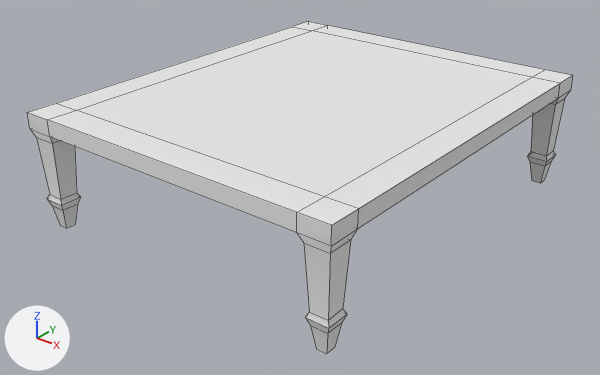
Renders of the OBJ model partyDarling/source/PartyDarling/assets/meshes/furniture/bedframe_2.obj from each side of a commit.
The view is the same before and after, from a 50 mm lens placed at (28.9, -37.7, 24.0), pointed at (-0.1, -1.4, 1.5). The lights are fixed; the arrows at lower left show +X, +Y and +Z. Mesh edges are drawn as thin lines. Where no turn or scale is listed for an object, it has been applied to the vertices.

Script lines for the objects in view, before the commit:
```python
me_bedframe_2 = bpy.data.meshes.new('bedframe_2')
me_bedframe_2.from_pydata(...)  # 112 vertices, 110 faces; spans x -10.7..10.7, y -12.8..12.8, z 0.0..7.3
me_bedframe_2.materials.append(mat_bedframe_2_initialshadinggroup)  # white #e7e7e7
ob_bedframe_2 = bpy.data.objects.new('bedframe_2', me_bedframe_2)
ob_bedframe_2.location = (0.0, 0.0, 0.0)
```
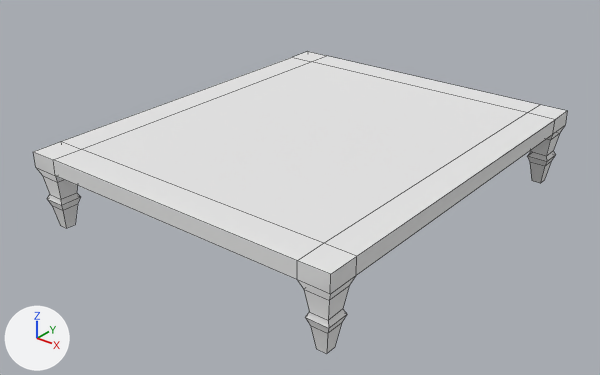
Location of each change, (x1, y1, x2, y2) in pixels of the pictures (600 x 375 px; the box of a moved part takes in the faces that stretch with it):
'bedframe_2', reshaped (9% shorter)
    before: (27, 22, 573, 354)
    after: (33, 52, 567, 354)
part 1 of me_bedframe_2, moved or reshaped
    before: (27, 22, 573, 317)
    after: (33, 52, 567, 317)

The change in detail:
me_bedframe_2 has 112 vertices, 110 faces and spans x -10.7..10.7, y -12.8..12.8, z 0.0..7.3.
me_bedframe_2 is used by ob_bedframe_2; location (0.0, 0.0, 0.0).
me_bedframe_2 part 1: all 48 vertices in x -10.7..10.7, y -12.8..12.8, z 5.8..7.3 are moved by (0.0, 0.0, -2.4).
